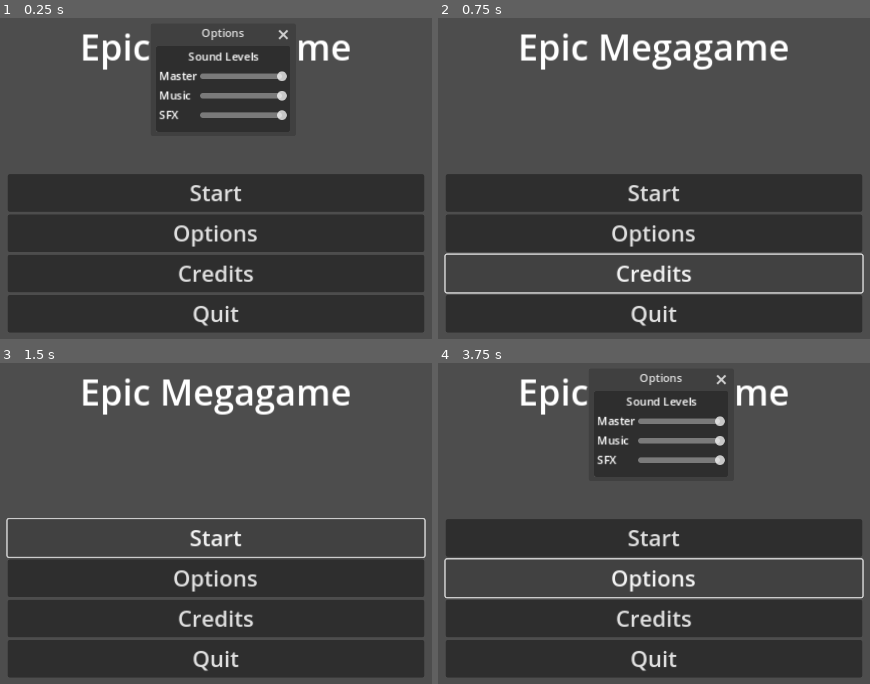
Above: before the commit, frames 1-4 (two rows, left to right).
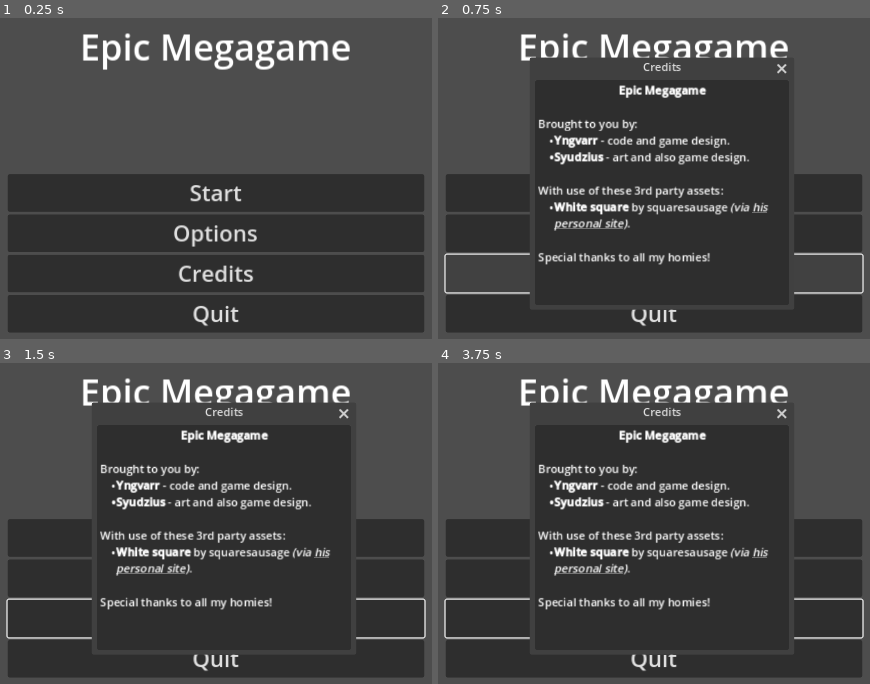
Above: after the commit, the same moments.

Repository: Yngwarr/godot4-template
Game: Godot game, scene res://scenes/MainMenu.tscn
The game is run twice, just before and just after one commit, with the same random seed, the same clock (stepped at 60 frames per second) and the same inputs.
Inputs:
- Up to frame 1 (0.25 s): no input
- Up to frame 2 (0.75 s): click "Credits" at 0.5 s
- Up to frame 3 (1.5 s): click "Start" at 1.25 s
- Up to frame 4 (3.75 s): click "Start" at 2 s; click "Start" at 2.75 s; click "Options" at 3.5 s

The runs differ from the first frame. In frame 1, 8.5% of the frame differs, in the area x 36-69%, y 3-36%; in frame 2, 22%; in frame 3, 23%, in the area x 1-99%, y 12-91%; in frame 4, 21%.

Commit message:
wired all the buttons

Diff:
--- /dev/null
+++ b/scenes/Game.tscn
@@ -0,0 +1,3 @@
+[gd_scene format=3 uid="uid://csahdmph2aji4"]
+
+[node name="Game" type="Node2D"]
--- a/scenes/MainMenu.tscn
+++ b/scenes/MainMenu.tscn
@@ -1,7 +1,10 @@
-[gd_scene load_steps=6 format=3 uid="uid://cbplqxkaqi83r"]
+[gd_scene load_steps=9 format=3 uid="uid://cbplqxkaqi83r"]
 
+[ext_resource type="Script" path="res://src/ChangeSceneButton.gd" id="1_fngra"]
 [ext_resource type="Script" path="res://src/ShowPopupButton.gd" id="1_uvylj"]
+[ext_resource type="Script" path="res://src/QuitButton.gd" id="2_ddegl"]
 [ext_resource type="PackedScene" uid="uid://dp02anwflcyv8" path="res://scenes/OptionsWindow.tscn" id="2_eahdg"]
+[ext_resource type="PackedScene" uid="uid://csahdmph2aji4" path="res://scenes/Game.tscn" id="2_vxehb"]
 [ext_resource type="AudioStream" uid="uid://b2w6q0xx1b6fx" path="res://sfx/bass.wav" id="3_0mbej"]
 [ext_resource type="AudioStream" uid="uid://cd2hwotdnkao1" path="res://sfx/drum.wav" id="4_fxaul"]
 
@@ -38,6 +41,8 @@
 [node name="Start" type="Button" parent="Menu/Menu"]
 layout_mode = 2
 text = "Start"
+script = ExtResource("1_fngra")
+next_scene = ExtResource("2_vxehb")
 
 [node name="Options" type="Button" parent="Menu/Menu" node_paths=PackedStringArray("popup")]
 layout_mode = 2
@@ -45,25 +50,56 @@
 script = ExtResource("1_uvylj")
 popup = NodePath("../../../OptionsWindow")
 
-[node name="Credits" type="Button" parent="Menu/Menu"]
+[node name="Credits" type="Button" parent="Menu/Menu" node_paths=PackedStringArray("popup")]
 layout_mode = 2
 text = "Credits"
+script = ExtResource("1_uvylj")
+popup = NodePath("../../../CreditsWindow")
 
 [node name="Quit" type="Button" parent="Menu/Menu"]
 layout_mode = 2
 text = "Quit"
+script = ExtResource("2_ddegl")
 
 [node name="OptionsWindow" parent="." instance=ExtResource("2_eahdg")]
+position = Vector2i(490, 250)
+visible = false
+
+[node name="CreditsWindow" type="PopupPanel" parent="."]
+title = "Credits"
+position = Vector2i(405, 184)
+size = Vector2i(365, 325)
+borderless = false
+content_scale_mode = 1
+
+[node name="CreditsLabel" type="RichTextLabel" parent="CreditsWindow"]
+offset_left = 4.0
+offset_top = 4.0
+offset_right = 361.0
+offset_bottom = 321.0
+bbcode_enabled = true
+text = "[center][b]Epic Megagame[/b][/center]
+
+Brought to you by:
+[ul]
+[b]Yngvarr[/b] - code and game design.
+[b]Syudzius[/b] - art and also game design.
+[/ul]
+
+With use of these 3rd party assets:
+[ul]
+[b]White square[/b] by squaresausage [i](via [url=https://hardweird.net]his personal site[/url])[/i].
+[/ul]
+
+Special thanks to all my homies!"
 
 [node name="CanvasLayer" type="CanvasLayer" parent="."]
 layer = 2
 
 [node name="Bass" type="AudioStreamPlayer" parent="."]
 stream = ExtResource("3_0mbej")
-autoplay = true
 bus = &"Music"
 
 [node name="Drum" type="AudioStreamPlayer" parent="."]
 stream = ExtResource("4_fxaul")
-autoplay = true
 bus = &"SFX"
--- a/scenes/OptionsWindow.tscn
+++ b/scenes/OptionsWindow.tscn
@@ -8,6 +8,7 @@
 size = Vector2i(193, 124)
 visible = true
 borderless = false
+content_scale_mode = 1
 script = ExtResource("1_08yxq")
 container = NodePath("SoundLevels/Container")
 
--- /dev/null
+++ b/src/ChangeSceneButton.gd
@@ -0,0 +1,19 @@
+extends Button
+
+@export var next_scene: PackedScene
+
+## For some reason, Godot doesn't allow you to have dependency loops when using
+## PackedScene, rendering it impossible to use it in some situation (e.g. for a
+## restart button on the game over screen). Hence, this hack.
+## [br][br]
+## To use this, leave `next_scene` blank and use this property instead.
+@export_file("*.tscn") var next_scene_name: String
+
+func _ready():
+	pressed.connect(proceed)
+
+func proceed():
+	if next_scene:
+		get_tree().change_scene_to_packed(next_scene)
+	else:
+		get_tree().change_scene_to_file(next_scene_name)
--- /dev/null
+++ b/src/QuitButton.gd
@@ -0,0 +1,7 @@
+extends Button
+
+func _ready():
+	pressed.connect(quit)
+
+func quit():
+	get_tree().quit()
